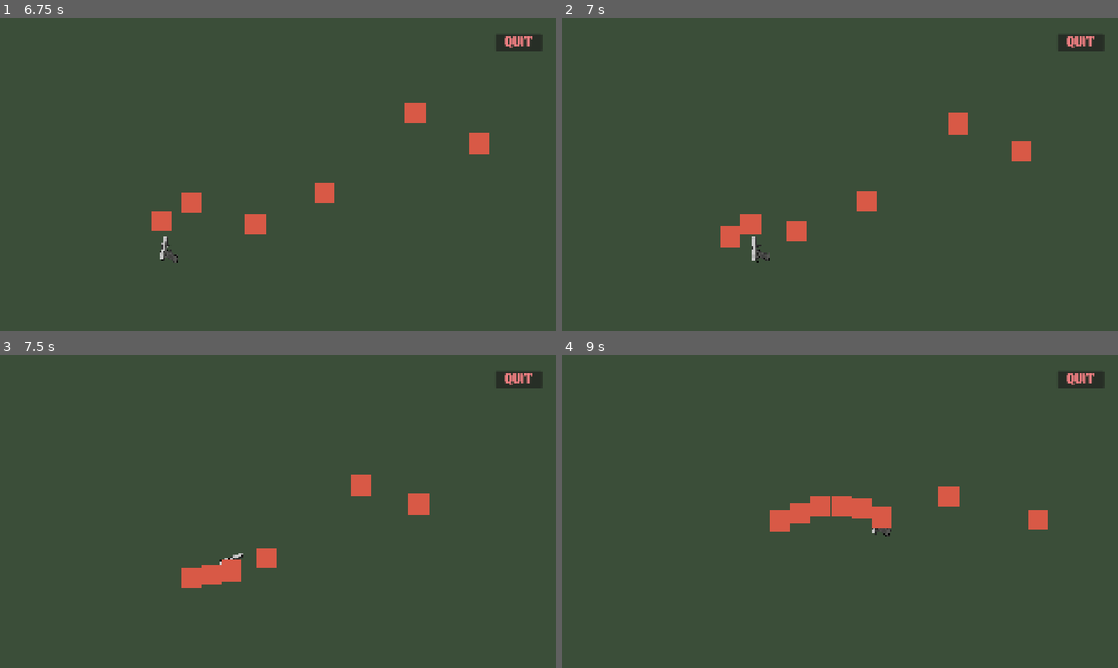
Above: before the commit, frames 1-4 (two rows, left to right).
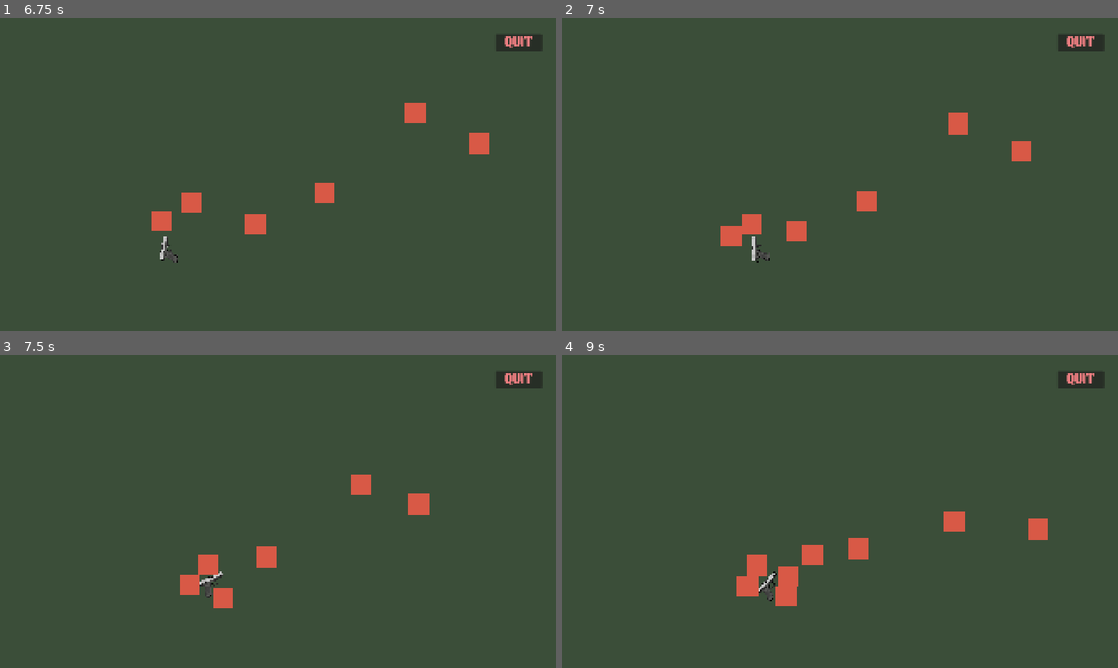
Above: after the commit, the same moments.

Repository: leo434472-oss/godot-game
Game: Godot game, scene res://main_menu.tscn
The game is run twice, just before and just after one commit, with the same random seed, the same clock (stepped at 60 frames per second) and the same inputs.
Inputs (mouse positions are in pixels of both pictures, inside the frame that each line leads up to):
- Up to frame 1 (6.75 s): click "Start" at 0.5 s; tap Enter at 1.25 s; move the mouse to (400, 158) at 1.27 s; hold Right (ui_right) 1.28-2.03 s; move the mouse to (166, 190) at 2.02 s; hold Down (ui_down) 2.03-2.78 s; move the mouse to (333, 105) at 2.77 s; hold Right (ui_right) 2.78-3.53 s; move the mouse to (250, 237) at 3.52 s; hold Up (ui_up) 3.53-4.28 s; move the mouse to (444, 221) at 4.27 s; hold Left (ui_left) 4.28-5.78 s; move the mouse to (111, 127) at 5.02 s; move the mouse to (305, 174) at 5.77 s; hold Down (ui_down) 5.78-6.53 s; move the mouse to (194, 96) at 6.52 s; hold Right (ui_right) from 6.53 s (still down)
- Up to frame 2 (7 s): keep holding Right (ui_right)
- Up to frame 3 (7.5 s): move the mouse to (400, 495) at 7.27 s; release Right (ui_right) at 7.28 s; hold Up (ui_up) from 7.28 s (still down)
- Up to frame 4 (9 s): move the mouse to (728, 527) at 8.02 s; release Up (ui_up) at 8.03 s; hold Right (ui_right) 8.03-8.78 s; move the mouse to (895, 442) at 8.77 s; hold Down (ui_down) from 8.78 s (still down)

Frame 1 is identical in both runs. In frame 2, less than 0.1% of the frame differs, in the area x 28-33%, y 62-74%; in frame 3, 1.0%; in frame 4, 3.8%, in the area x 31-88%, y 42-81%.

Commit message:
aaaaa
fdsafaaa

Diff:
--- /dev/null
+++ b/enemy_normal.tscn
@@ -0,0 +1,19 @@
+[gd_scene format=3 uid="uid://y3kheurg0wy1"]
+
+[ext_resource type="Script" uid="uid://bajgtdy6mf5g" path="res://enemy_normal.gd" id="1_era6v"]
+[ext_resource type="Texture2D" uid="uid://clrd33kber840" path="res://Screenshot 2026-11-14 at 2.46.12 PM.png" id="2_n20b5"]
+
+[sub_resource type="RectangleShape2D" id="RectangleShape2D_7xaro"]
+size = Vector2(69.99988, 70)
+
+[node name="enemy_normal" type="CharacterBody2D" unique_id=1136318364 groups=["Player"]]
+script = ExtResource("1_era6v")
+
+[node name="Sprite2D" type="Sprite2D" parent="." unique_id=1891681812]
+position = Vector2(4.4107437e-06, 1.9999999)
+scale = Vector2(0.43209878, 0.46666664)
+texture = ExtResource("2_n20b5")
+
+[node name="CollisionShape2D" type="CollisionShape2D" parent="." unique_id=247657339]
+position = Vector2(6.1035156e-05, 2)
+shape = SubResource("RectangleShape2D_7xaro")
--- a/main_menu.tscn
+++ b/main_menu.tscn
@@ -2,6 +2,7 @@
 
 [ext_resource type="Script" uid="uid://duomg7ljt7asb" path="res://main_menu.gd" id="1_06t4h"]
 [ext_resource type="FontFile" uid="uid://bysc47c2iiipm" path="res://game-paused-demo/Game Paused DEMO.otf" id="2_7vrkn"]
+[ext_resource type="Script" uid="uid://nnac0pjnoulg" path="res://start_button.gd" id="3_fu7sn"]
 
 [node name="Main menu" type="Control" unique_id=1546883524]
 layout_mode = 3
@@ -45,6 +46,9 @@
 theme_override_fonts/font = ExtResource("2_7vrkn")
 theme_override_font_sizes/font_size = 100
 text = "Start"
+script = ExtResource("3_fu7sn")
+
+[node name="AudioStreamPlayer" type="AudioStreamPlayer" parent="CenterContainer/VBoxContainer/StartButton" unique_id=562549786]
 
 [node name="OptionsButton" type="Button" parent="CenterContainer/VBoxContainer" unique_id=176494831]
 layout_mode = 2
@@ -60,6 +64,7 @@
 theme_override_font_sizes/font_size = 75
 text = "Quit"
 
+[connection signal="mouse_entered" from="CenterContainer/VBoxContainer/StartButton" to="CenterContainer/VBoxContainer/StartButton" method="_on_mouse_entered"]
 [connection signal="pressed" from="CenterContainer/VBoxContainer/StartButton" to="." method="_on_start_button_pressed"]
 [connection signal="pressed" from="CenterContainer/VBoxContainer/OptionsButton" to="." method="_on_options_button_pressed"]
 [connection signal="pressed" from="CenterContainer/VBoxContainer/QuitButton" to="." method="_on_quit_button_pressed"]
--- a/player.tscn
+++ b/player.tscn
@@ -10,3 +10,6 @@
 position = Vector2(27, 12.000008)
 scale = Vector2(0.05090332, 0.045410153)
 texture = ExtResource("2_onrkg")
+
+[node name="CollisionPolygon2D" type="CollisionPolygon2D" parent="." unique_id=228761799]
+polygon = PackedVector2Array(-18, 40, -8, 10, 15, 11, 19, -4, 46, -5, 47, -22, -37, -24, -39, -13, -43, -7, -42, -5, -37, -7, -33, -7, -31, -3, -28, 0, -29, 3, -36, 21, -39, 25, -40, 28, -39, 33, -37, 36, -39, 38, -17, 41)
--- /dev/null
+++ b/start_button.gd
@@ -0,0 +1,15 @@
+extends Button
+
+
+# Called when the node enters the scene tree for the first time.
+func _ready() -> void:
+	pass # Replace with function body.
+
+
+# Called every frame. 'delta' is the elapsed time since the previous frame.
+func _process(delta: float) -> void:
+	pass
+
+
+func _on_mouse_entered() -> void:
+	pass # Replace with function body.
Not shown, added: start_button.gd.uid
